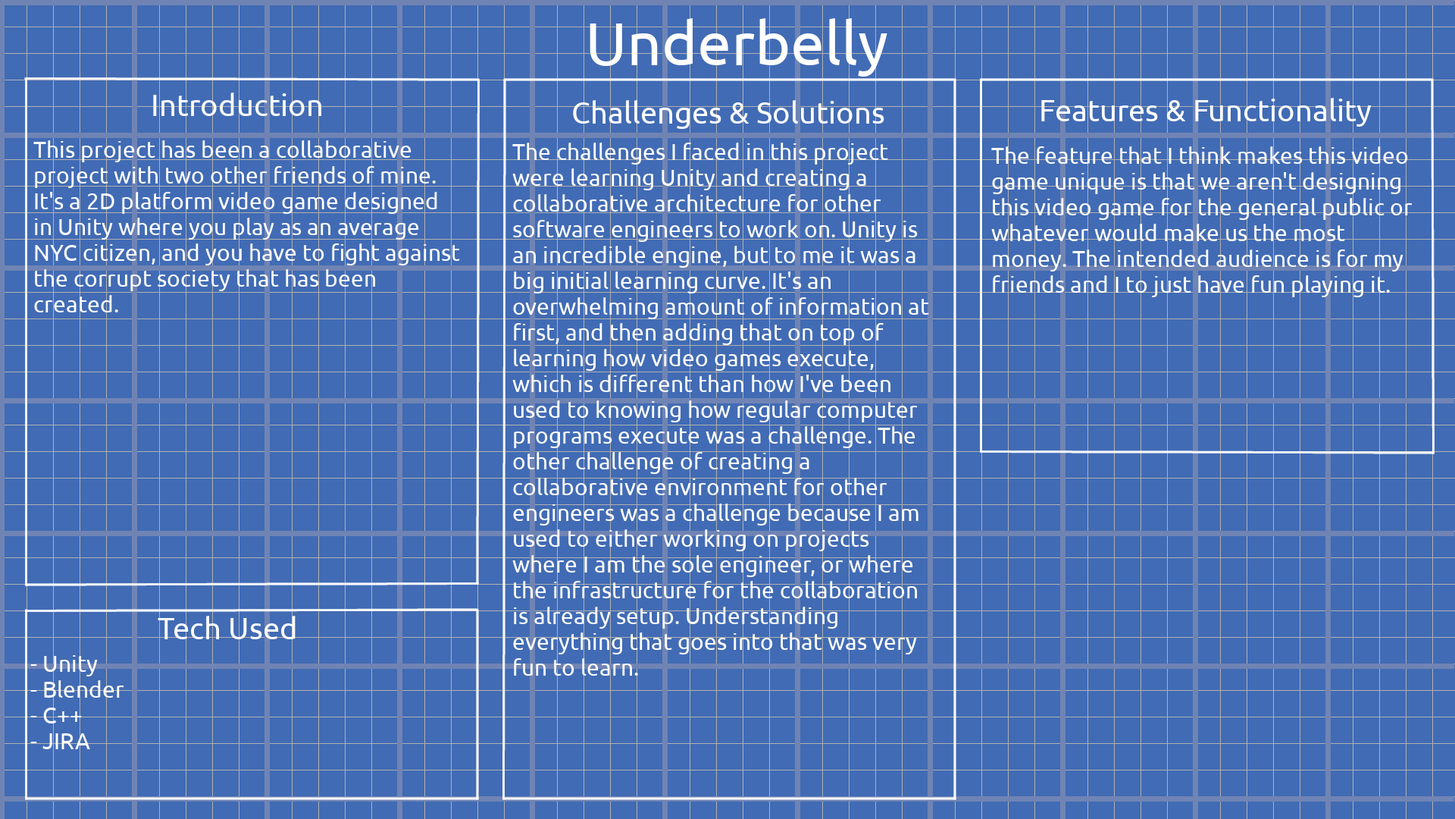
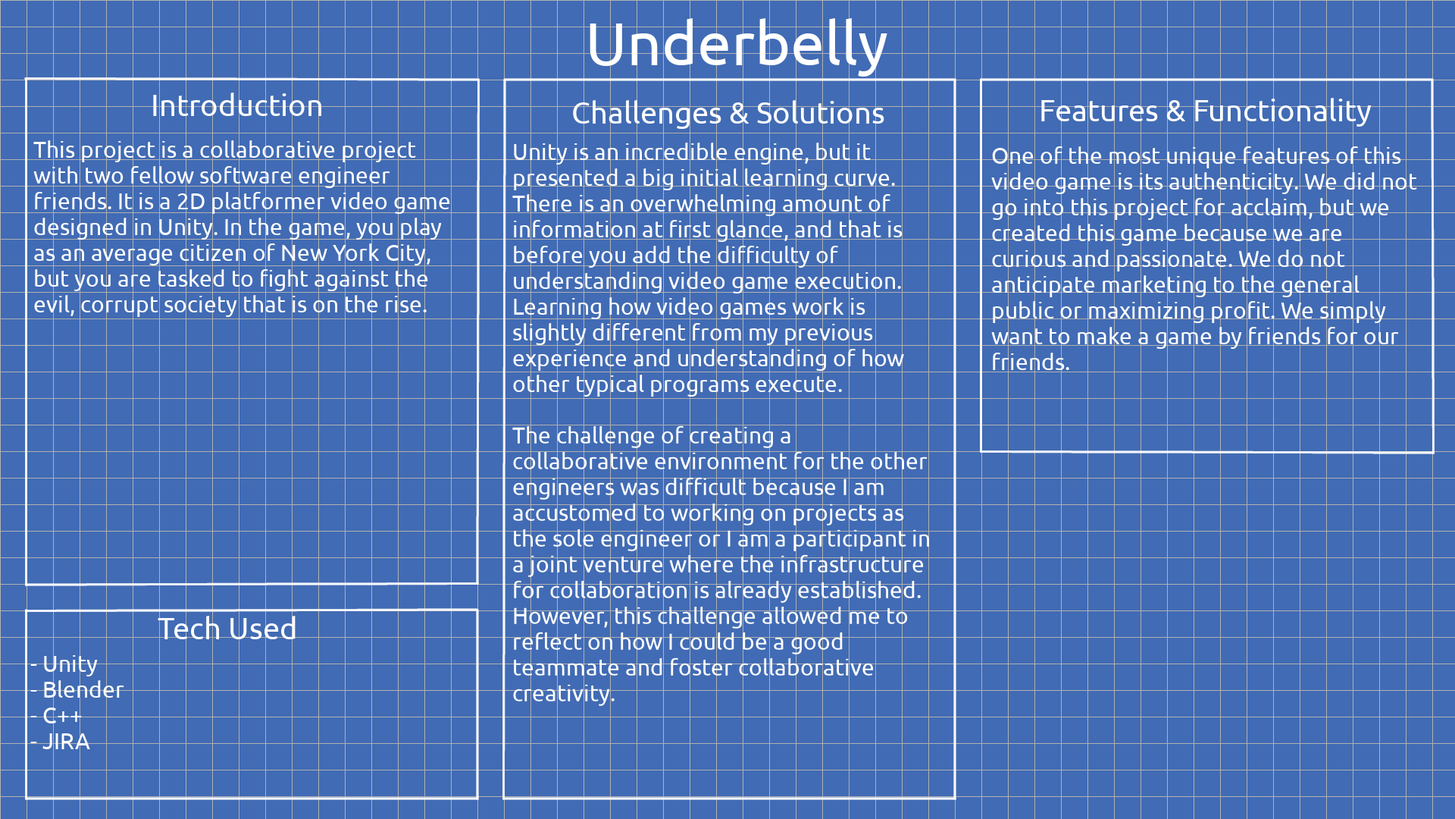
Layers edited between the first and the second 1455x819 image:
renamed "The challenges I faced in this..." to "Unity is an incredible engine,...", painted on it over [512,142,930,706]
renamed "The feature that I think makes..." to "One of the most unique feature...", painted on it over [991,146,1418,370]
renamed "This project has been a collab..." to "This project is a collaborativ...", painted on it over [33,140,461,317]
hid "Grid Lines Large" over [0,0,1455,819]
